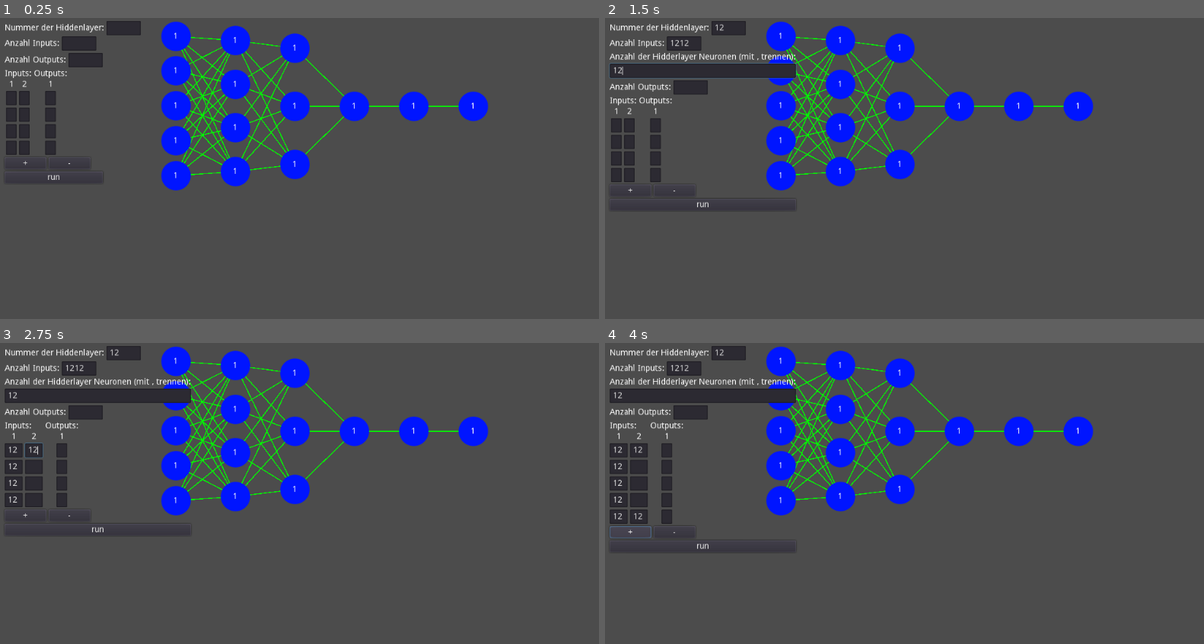
Above: before the commit, frames 1-4 (two rows, left to right).
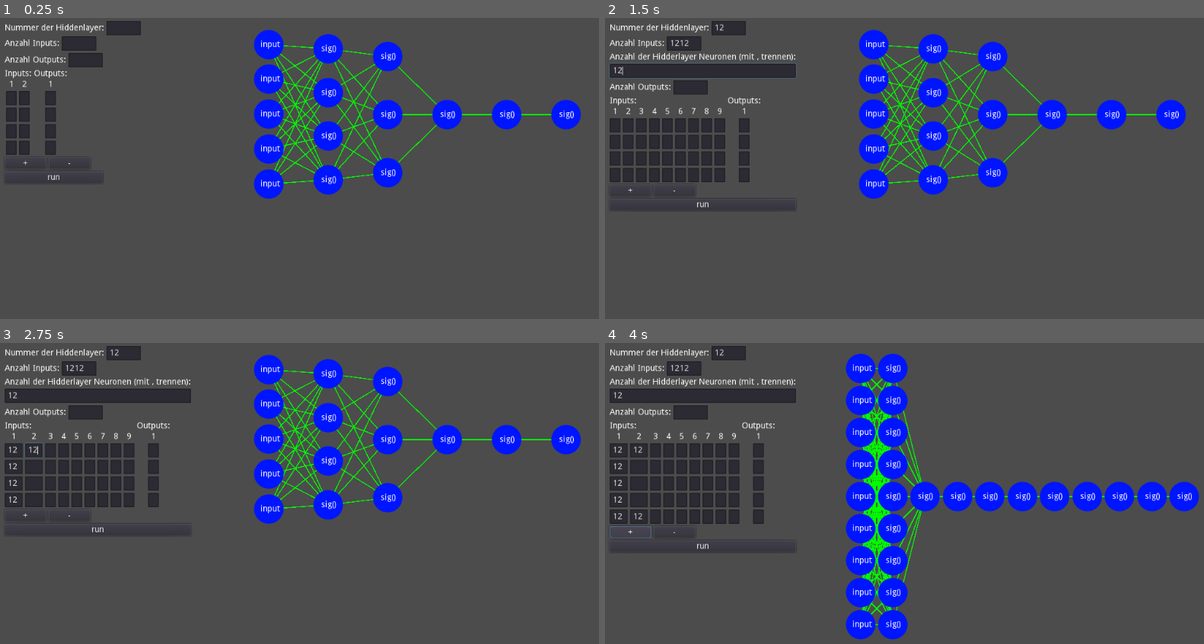
Above: after the commit, the same moments.

Repository: ex0rix/GML
Game: Godot game, scene res://Scene test.tscn
Two runs of this game, one before a commit and one after it. Both use one fixed random seed, a clock stepped at 60 frames per second and the inputs below. This scene is started directly instead of the project's main scene.
Inputs (mouse positions are in pixels of both pictures, inside the frame that each line leads up to):
- Up to frame 1 (0.25 s): no input
- Up to frame 2 (1.5 s): click (730, 27) at 0.52 s; type "12" at 0.6 s; click (682, 42) at 0.75 s; type "12" at 0.83 s; click (688, 60) at 0.98 s; type "12" at 1.07 s; click (700, 72) at 1.27 s; type "12" at 1.35 s
- Up to frame 3 (2.75 s): click (11, 451) at 1.5 s; type "12" at 1.58 s; click (11, 466) at 1.73 s; type "12" at 1.82 s; click (11, 484) at 2.02 s; type "12" at 2.1 s; click (11, 499) at 2.25 s; type "12" at 2.33 s; click (29, 451) at 2.48 s; type "12" at 2.57 s
- Up to frame 4 (4 s): click "run" at 2.75 s; click "+" at 3.5 s

The runs differ from the first frame. In frame 1, 14% of the frame differs, in the area x 26-98%, y 1-61%; in frame 2, 16%; in frame 3, 16%; in frame 4, 20%, in the area x 7-100%, y 1-99%.
Error before the commit: Invalid set index '0' (on base: 'Array') with value of type 'int' (res://Settings.gd:91)

Commit message:
finished eingabe + des eine Diagramm

Diff:
--- a/ArchitectureDiagramm.gd
+++ b/ArchitectureDiagramm.gd
@@ -14,12 +14,12 @@
 # Called when the node enters the scene tree for the first time.
 func _ready():
 	for i in Spaltenanzahl:
-		var newSpalte = spalte.duplicate()
-		print(newSpalte)
-#		var parent = newSpalte.get_parent()
-#		print(parent)
-#		parent.remove_child(newSpalte);
-		grid.add_child(newSpalte)
+		var newSpalte
+		if i > 0:
+			newSpalte = spalte.duplicate()
+			grid.add_child(newSpalte)
+		else:
+			newSpalte = grid.get_child(0)
 
 		if Spaltenanzahl > anzahlProSpalte.size():
 			for j in Spaltenanzahl - anzahlProSpalte.size():
@@ -36,18 +36,23 @@
 
 func changeDiagramm(Anzahl, aProSpalte):
 	for i in grid.get_child_count():
-		grid.get_child(i).queue_free()
+		if i> 0:
+			grid.get_child(i).queue_free()
+		else:
+			for j in 9:
+					grid.get_child(0).get_child(j).visible = false
+
 	print(Anzahl)
 	print(aProSpalte)
 	Spaltenanzahl = Anzahl
 	anzahlProSpalte = aProSpalte
 	for i in Spaltenanzahl:
-		var newSpalte = spalte.duplicate()
-
-#		var parent = newSpalte.get_parent()
-#		print(parent)
-#		parent.remove_child(newSpalte);
-		grid.add_child(newSpalte)
+		var newSpalte
+		if i > 0:
+			newSpalte = spalte.duplicate()
+			grid.add_child(newSpalte)
+		else:
+			newSpalte = grid.get_child(0)
 
 		if Spaltenanzahl > anzahlProSpalte.size():
 			for j in Spaltenanzahl - anzahlProSpalte.size():
--- a/ArchitectureDiagramm.tscn
+++ b/ArchitectureDiagramm.tscn
@@ -16,6 +16,200 @@
 [node name="Grid" type="HBoxContainer" parent="."]
 anchor_right = 1.0
 anchor_bottom = 1.0
+
+[node name="Spalte" type="VBoxContainer" parent="Grid"]
+margin_left = 512.0
+margin_right = 512.0
+margin_bottom = 600.0
+size_flags_horizontal = 6
+size_flags_vertical = 3
+
+[node name="Kreis1" type="TextureRect" parent="Grid/Spalte"]
+visible = false
+margin_top = 124.0
+margin_right = 50.0
+margin_bottom = 174.0
+rect_min_size = Vector2( 50, 50 )
+size_flags_vertical = 6
+texture = ExtResource( 2 )
+expand = true
+
+[node name="Label" type="Label" parent="Grid/Spalte/Kreis1"]
+margin_left = 11.0
+margin_top = 18.0
+margin_right = 60.0
+margin_bottom = 32.0
+text = "input"
+
+[node name="Kreis2" type="TextureRect" parent="Grid/Spalte"]
+visible = false
+margin_top = 124.0
+margin_right = 50.0
+margin_bottom = 174.0
+rect_min_size = Vector2( 50, 50 )
+size_flags_vertical = 6
+texture = ExtResource( 2 )
+expand = true
+
+[node name="Label" type="Label" parent="Grid/Spalte/Kreis2"]
+margin_left = 11.0
+margin_top = 18.0
+margin_right = 60.0
+margin_bottom = 32.0
+text = "input"
+
+[node name="Kreis3" type="TextureRect" parent="Grid/Spalte"]
+visible = false
+margin_top = 6.0
+margin_right = 50.0
+margin_bottom = 56.0
+rect_min_size = Vector2( 50, 50 )
+size_flags_vertical = 6
+texture = ExtResource( 2 )
+expand = true
+
+[node name="Label" type="Label" parent="Grid/Spalte/Kreis3"]
+margin_left = 11.0
+margin_top = 18.0
+margin_right = 60.0
+margin_bottom = 32.0
+text = "input"
+
+[node name="Kreis4" type="TextureRect" parent="Grid/Spalte"]
+visible = false
+margin_top = 10.0
+margin_right = 50.0
+margin_bottom = 60.0
+rect_min_size = Vector2( 50, 50 )
+size_flags_vertical = 6
+texture = ExtResource( 2 )
+expand = true
+
+[node name="Label" type="Label" parent="Grid/Spalte/Kreis4"]
+margin_left = 11.0
+margin_top = 18.0
+margin_right = 60.0
+margin_bottom = 32.0
+text = "input"
+
+[node name="Kreis5" type="TextureRect" parent="Grid/Spalte"]
+visible = false
+margin_top = 16.0
+margin_right = 50.0
+margin_bottom = 66.0
+rect_min_size = Vector2( 50, 50 )
+size_flags_vertical = 6
+texture = ExtResource( 2 )
+expand = true
+
+[node name="Label" type="Label" parent="Grid/Spalte/Kreis5"]
+margin_left = 11.0
+margin_top = 18.0
+margin_right = 60.0
+margin_bottom = 32.0
+text = "input"
+
+[node name="Kreis6" type="TextureRect" parent="Grid/Spalte"]
+visible = false
+margin_top = 23.0
+margin_right = 50.0
+margin_bottom = 73.0
+rect_min_size = Vector2( 50, 50 )
+size_flags_vertical = 6
+texture = ExtResource( 2 )
+expand = true
+
+[node name="Label" type="Label" parent="Grid/Spalte/Kreis6"]
+margin_left = 11.0
+margin_top = 18.0
+margin_right = 60.0
+margin_bottom = 32.0
+text = "input"
+
+[node name="Kreis7" type="TextureRect" parent="Grid/Spalte"]
+visible = false
+margin_top = 73.0
+margin_right = 50.0
+margin_bottom = 123.0
+rect_min_size = Vector2( 50, 50 )
+size_flags_vertical = 6
+texture = ExtResource( 2 )
+expand = true
+
+[node name="Label" type="Label" parent="Grid/Spalte/Kreis7"]
+margin_left = 11.0
+margin_top = 18.0
+margin_right = 60.0
+margin_bottom = 32.0
+text = "input"
+
+[node name="Kreis8" type="TextureRect" parent="Grid/Spalte"]
+visible = false
+margin_top = 153.0
+margin_right = 50.0
+margin_bottom = 203.0
+rect_min_size = Vector2( 50, 50 )
+size_flags_vertical = 6
+texture = ExtResource( 2 )
+expand = true
+
+[node name="Label" type="Label" parent="Grid/Spalte/Kreis8"]
+margin_left = 11.0
+margin_top = 18.0
+margin_right = 60.0
+margin_bottom = 32.0
+text = "input"
+
+[node name="Kreis9" type="TextureRect" parent="Grid/Spalte"]
+visible = false
+margin_top = 199.0
+margin_right = 50.0
+margin_bottom = 249.0
+rect_min_size = Vector2( 50, 50 )
+size_flags_vertical = 6
+texture = ExtResource( 2 )
+expand = true
+
+[node name="Label" type="Label" parent="Grid/Spalte/Kreis9"]
+margin_left = 11.0
+margin_top = 18.0
+margin_right = 60.0
+margin_bottom = 32.0
+text = "input"
+
+[node name="Kreis10" type="TextureRect" parent="Grid/Spalte"]
+visible = false
+margin_top = 275.0
+margin_right = 50.0
+margin_bottom = 325.0
+rect_min_size = Vector2( 50, 50 )
+size_flags_vertical = 6
+texture = ExtResource( 2 )
+expand = true
+
+[node name="Label" type="Label" parent="Grid/Spalte/Kreis10"]
+margin_left = 11.0
+margin_top = 18.0
+margin_right = 60.0
+margin_bottom = 32.0
+text = "input"
+
+[node name="Kreis11" type="TextureRect" parent="Grid/Spalte"]
+visible = false
+margin_top = 275.0
+margin_right = 50.0
+margin_bottom = 325.0
+rect_min_size = Vector2( 50, 50 )
+size_flags_vertical = 6
+texture = ExtResource( 2 )
+expand = true
+
+[node name="Label" type="Label" parent="Grid/Spalte/Kreis11"]
+margin_left = 11.0
+margin_top = 18.0
+margin_right = 60.0
+margin_bottom = 32.0
+text = "input"
 
 [node name="Spalte" type="VBoxContainer" parent="."]
 margin_left = 487.0
@@ -26,189 +220,190 @@
 
 [node name="Kreis1" type="TextureRect" parent="Spalte"]
 visible = false
-margin_right = 50.0
-margin_bottom = 50.0
+margin_top = 275.0
+margin_right = 50.0
+margin_bottom = 325.0
 rect_min_size = Vector2( 50, 50 )
 size_flags_vertical = 6
 texture = ExtResource( 2 )
 expand = true
 
 [node name="Label" type="Label" parent="Spalte/Kreis1"]
-margin_left = 20.0
-margin_top = 18.0
-margin_right = 60.0
-margin_bottom = 32.0
-text = "1"
+margin_left = 13.0
+margin_top = 18.0
+margin_right = 53.0
+margin_bottom = 32.0
+text = "sig()"
 
 [node name="Kreis2" type="TextureRect" parent="Spalte"]
 visible = false
-margin_top = 3.0
-margin_right = 50.0
-margin_bottom = 53.0
+margin_top = 426.0
+margin_right = 50.0
+margin_bottom = 476.0
 rect_min_size = Vector2( 50, 50 )
 size_flags_vertical = 6
 texture = ExtResource( 2 )
 expand = true
 
 [node name="Label" type="Label" parent="Spalte/Kreis2"]
-margin_left = 20.0
-margin_top = 18.0
-margin_right = 60.0
-margin_bottom = 32.0
-text = "1"
+margin_left = 13.0
+margin_top = 18.0
+margin_right = 53.0
+margin_bottom = 32.0
+text = "sig()"
 
 [node name="Kreis3" type="TextureRect" parent="Spalte"]
 visible = false
-margin_top = 6.0
-margin_right = 50.0
-margin_bottom = 56.0
+margin_top = 476.0
+margin_right = 50.0
+margin_bottom = 526.0
 rect_min_size = Vector2( 50, 50 )
 size_flags_vertical = 6
 texture = ExtResource( 2 )
 expand = true
 
 [node name="Label" type="Label" parent="Spalte/Kreis3"]
-margin_left = 20.0
-margin_top = 18.0
-margin_right = 60.0
-margin_bottom = 32.0
-text = "1"
+margin_left = 13.0
+margin_top = 18.0
+margin_right = 53.0
+margin_bottom = 32.0
+text = "sig()"
 
 [node name="Kreis4" type="TextureRect" parent="Spalte"]
 visible = false
-margin_top = 10.0
-margin_right = 50.0
-margin_bottom = 60.0
+margin_top = 501.0
+margin_right = 50.0
+margin_bottom = 551.0
 rect_min_size = Vector2( 50, 50 )
 size_flags_vertical = 6
 texture = ExtResource( 2 )
 expand = true
 
 [node name="Label" type="Label" parent="Spalte/Kreis4"]
-margin_left = 20.0
-margin_top = 18.0
-margin_right = 60.0
-margin_bottom = 32.0
-text = "1"
+margin_left = 13.0
+margin_top = 18.0
+margin_right = 53.0
+margin_bottom = 32.0
+text = "sig()"
 
 [node name="Kreis5" type="TextureRect" parent="Spalte"]
 visible = false
-margin_top = 16.0
-margin_right = 50.0
-margin_bottom = 66.0
+margin_top = 516.0
+margin_right = 50.0
+margin_bottom = 566.0
 rect_min_size = Vector2( 50, 50 )
 size_flags_vertical = 6
 texture = ExtResource( 2 )
 expand = true
 
 [node name="Label" type="Label" parent="Spalte/Kreis5"]
-margin_left = 20.0
-margin_top = 18.0
-margin_right = 60.0
-margin_bottom = 32.0
-text = "1"
+margin_left = 13.0
+margin_top = 18.0
+margin_right = 53.0
+margin_bottom = 32.0
+text = "sig()"
 
 [node name="Kreis6" type="TextureRect" parent="Spalte"]
 visible = false
-margin_top = 23.0
-margin_right = 50.0
-margin_bottom = 73.0
+margin_top = 526.0
+margin_right = 50.0
+margin_bottom = 576.0
 rect_min_size = Vector2( 50, 50 )
 size_flags_vertical = 6
 texture = ExtResource( 2 )
 expand = true
 
 [node name="Label" type="Label" parent="Spalte/Kreis6"]
-margin_left = 20.0
-margin_top = 18.0
-margin_right = 60.0
-margin_bottom = 32.0
-text = "1"
+margin_left = 13.0
+margin_top = 18.0
+margin_right = 53.0
+margin_bottom = 32.0
+text = "sig()"
 
 [node name="Kreis7" type="TextureRect" parent="Spalte"]
 visible = false
-margin_top = 73.0
-margin_right = 50.0
-margin_bottom = 123.0
+margin_top = 533.0
+margin_right = 50.0
+margin_bottom = 583.0
 rect_min_size = Vector2( 50, 50 )
 size_flags_vertical = 6
 texture = ExtResource( 2 )
 expand = true
 
 [node name="Label" type="Label" parent="Spalte/Kreis7"]
-margin_left = 20.0
-margin_top = 18.0
-margin_right = 60.0
-margin_bottom = 32.0
-text = "1"
+margin_left = 13.0
+margin_top = 18.0
+margin_right = 53.0
+margin_bottom = 32.0
+text = "sig()"
 
 [node name="Kreis8" type="TextureRect" parent="Spalte"]
 visible = false
-margin_top = 153.0
-margin_right = 50.0
-margin_bottom = 203.0
+margin_top = 539.0
+margin_right = 50.0
+margin_bottom = 589.0
 rect_min_size = Vector2( 50, 50 )
 size_flags_vertical = 6
 texture = ExtResource( 2 )
 expand = true
 
 [node name="Label" type="Label" parent="Spalte/Kreis8"]
-margin_left = 20.0
-margin_top = 18.0
-margin_right = 60.0
-margin_bottom = 32.0
-text = "1"
+margin_left = 13.0
+margin_top = 18.0
+margin_right = 53.0
+margin_bottom = 32.0
+text = "sig()"
 
 [node name="Kreis9" type="TextureRect" parent="Spalte"]
 visible = false
-margin_top = 199.0
-margin_right = 50.0
-margin_bottom = 249.0
+margin_top = 543.0
+margin_right = 50.0
+margin_bottom = 593.0
 rect_min_size = Vector2( 50, 50 )
 size_flags_vertical = 6
 texture = ExtResource( 2 )
 expand = true
 
 [node name="Label" type="Label" parent="Spalte/Kreis9"]
-margin_left = 20.0
-margin_top = 18.0
-margin_right = 60.0
-margin_bottom = 32.0
-text = "1"
+margin_left = 13.0
+margin_top = 18.0
+margin_right = 53.0
+margin_bottom = 32.0
+text = "sig()"
 
 [node name="Kreis10" type="TextureRect" parent="Spalte"]
 visible = false
-margin_top = 124.0
-margin_right = 50.0
-margin_bottom = 174.0
+margin_top = 546.0
+margin_right = 50.0
+margin_bottom = 596.0
 rect_min_size = Vector2( 50, 50 )
 size_flags_vertical = 6
 texture = ExtResource( 2 )
 expand = true
 
 [node name="Label" type="Label" parent="Spalte/Kreis10"]
-margin_left = 20.0
-margin_top = 18.0
-margin_right = 60.0
-margin_bottom = 32.0
-text = "1"
+margin_left = 13.0
+margin_top = 18.0
+margin_right = 53.0
+margin_bottom = 32.0
+text = "sig()"
 
 [node name="Kreis11" type="TextureRect" parent="Spalte"]
 visible = false
-margin_top = 275.0
-margin_right = 50.0
-margin_bottom = 325.0
+margin_top = 549.0
+margin_right = 50.0
+margin_bottom = 599.0
 rect_min_size = Vector2( 50, 50 )
 size_flags_vertical = 6
 texture = ExtResource( 2 )
 expand = true
 
 [node name="Label" type="Label" parent="Spalte/Kreis11"]
-margin_left = 20.0
-margin_top = 18.0
-margin_right = 60.0
-margin_bottom = 32.0
-text = "1"
+margin_left = 13.0
+margin_top = 18.0
+margin_right = 53.0
+margin_bottom = 32.0
+text = "sig()"
 
 [node name="Timer" type="Timer" parent="."]
 wait_time = 0.1
--- a/Scene test.tscn
+++ b/Scene test.tscn
@@ -6,10 +6,10 @@
 [node name="Scene test" type="Node2D"]
 
 [node name="ArchitectureDiagramm" parent="." instance=ExtResource( 1 )]
-margin_left = 249.0
-margin_top = 4.0
-margin_right = 844.0
-margin_bottom = 294.0
+margin_left = 405.0
+margin_top = 18.0
+margin_right = 1000.0
+margin_bottom = 308.0
 
 [node name="Settings" parent="." instance=ExtResource( 2 )]
 margin_left = 8.0
--- a/Settings.gd
+++ b/Settings.gd
@@ -20,11 +20,11 @@
 # Called every frame. 'delta' is the elapsed time since the previous frame.
 
 
-
-
 func _on_anzahlHiddenlayer_text_changed(new_text):
 	anzahlHiddenlayer = int(new_text)
 	if int(new_text) > 0:
+		if anzahlHiddenlayer > 9:
+			anzahlHiddenlayer = 9
 		$VBoxContainer/VBoxContainer2.visible = true
 	else:
 		$VBoxContainer/VBoxContainer2.visible = false
@@ -32,12 +32,7 @@
 
 
 
-
-
-
-
-
-func _on_anzahlInputs_text_entered(new_text):
+func _on_anzahlInputs_text_changed(new_text):
 	anzahlInputs = int(new_text)
 	if anzahlInputs > 9:
 		anzahlInputs = 9
@@ -50,7 +45,8 @@
 		anzahlInputs = 1
 		inputContainer.get_child(0).visible = true
 
-func _on_anzahlOutputs_text_entered(new_text):
+
+func _on_anzahlOutputs_text_changed(new_text):
 	anzahlOutputs = int(new_text)
 	if anzahlOutputs > 9:
 		anzahlOutputs = 9
@@ -65,12 +61,17 @@
 
 
 
-func _on_neuronenProHiddenlayer_text_entered(new_text):
+func _on_neuronenProHiddenlayer_text_changed(new_text):
 	neuronenProHiddenlayer.clear()
 	var stringNeuronenProHiddenlayer = new_text.split(",")
 	for i in stringNeuronenProHiddenlayer.size():
 		if int(stringNeuronenProHiddenlayer[i]) != null:
-			neuronenProHiddenlayer.append( int(stringNeuronenProHiddenlayer[i]))
+			if int(stringNeuronenProHiddenlayer[i]) >9:
+				neuronenProHiddenlayer.append(9)
+			elif int(stringNeuronenProHiddenlayer[i]) <1:
+				neuronenProHiddenlayer.append(1)
+			else:
+				neuronenProHiddenlayer.append( int(stringNeuronenProHiddenlayer[i]))
 	print(neuronenProHiddenlayer)
 
 
@@ -79,6 +80,9 @@
 func _on_run_pressed():
 	inputs.clear()
 	outputs.clear()
+	print("TESSST "+ String(neuronenProHiddenlayer))
+	var nPH = []
+	nPH.append_array(neuronenProHiddenlayer)
 	for i in anzahlInputs:
 		inputs.append([])
 		for j in inputContainer.get_child(i).get_child_count()-1:
@@ -88,10 +92,29 @@
 		for j in outputContainer.get_child(i).get_child_count()-1:
 			outputs[i].append( int(outputContainer.get_child(i).get_child(j+1).text))
 	var aProSpalte= []
-	aProSpalte[0] = anzahlInputs
-	aProSpalte.append_array(neuronenProHiddenlayer)
-	aProSpalte[aProSpalte.size()-1] = anzahlOutputs
-	get_parent().get_node("ArchitectureDiagramm").changeDiagramm(anzahlHiddenlayer+2, neuronenProHiddenlayer)
+	aProSpalte.append(anzahlInputs)
+
+	print("asssssafasf:"+String(anzahlHiddenlayer))
+	for i in anzahlHiddenlayer:
+		if i > nPH.size()-1:
+			nPH.append(1)
+		if i == anzahlHiddenlayer-1 && nPH.size()-(i+1) >0:
+			print("qaaaaaaaaaaaaasdasdddddd")
+			print(i)
+			print(nPH.size()-(i+1))
+			print("qaaaaaaaaaaaaasdasdddddd")
+			for j in neuronenProHiddenlayer.size()-(i+1):
+				nPH.remove(nPH.size()-1)
+				#nPH.pop_back()
+
+
+	aProSpalte.append_array(nPH)
+
+	aProSpalte.append(anzahlOutputs)
+
+	print(aProSpalte)
+	if (get_parent().get_node("ArchitectureDiagramm") != null):
+		get_parent().get_node("ArchitectureDiagramm").changeDiagramm(anzahlHiddenlayer+2, aProSpalte)
 
 
 func _on_addOneLine_pressed():
--- a/Settings.tscn
+++ b/Settings.tscn
@@ -952,8 +952,9 @@
 text = "run"
 
 [connection signal="text_changed" from="HBoxContainer/anzahlHiddenlayer" to="." method="_on_anzahlHiddenlayer_text_changed"]
-[connection signal="text_entered" from="VBoxContainer/HBoxContainer2/anzahlInputs" to="." method="_on_anzahlInputs_text_entered"]
-[connection signal="text_entered" from="VBoxContainer/VBoxContainer2/neuronenProHiddenlayer" to="." method="_on_neuronenProHiddenlayer_text_entered"]
+[connection signal="text_changed" from="VBoxContainer/HBoxContainer2/anzahlInputs" to="." method="_on_anzahlInputs_text_changed"]
+[connection signal="text_changed" from="VBoxContainer/VBoxContainer2/neuronenProHiddenlayer" to="." method="_on_neuronenProHiddenlayer_text_changed"]
+[connection signal="text_changed" from="VBoxContainer/HBoxContainer3/anzahlOutputs" to="." method="_on_anzahlOutputs_text_changed"]
 [connection signal="text_entered" from="VBoxContainer/HBoxContainer3/anzahlOutputs" to="." method="_on_anzahlOutputs_text_entered"]
 [connection signal="pressed" from="VBoxContainer/HBoxContainer5/addOneLine" to="." method="_on_addOneLine_pressed"]
 [connection signal="pressed" from="VBoxContainer/HBoxContainer5/deleteOneLine" to="." method="_on_deleteOneLine_pressed"]
